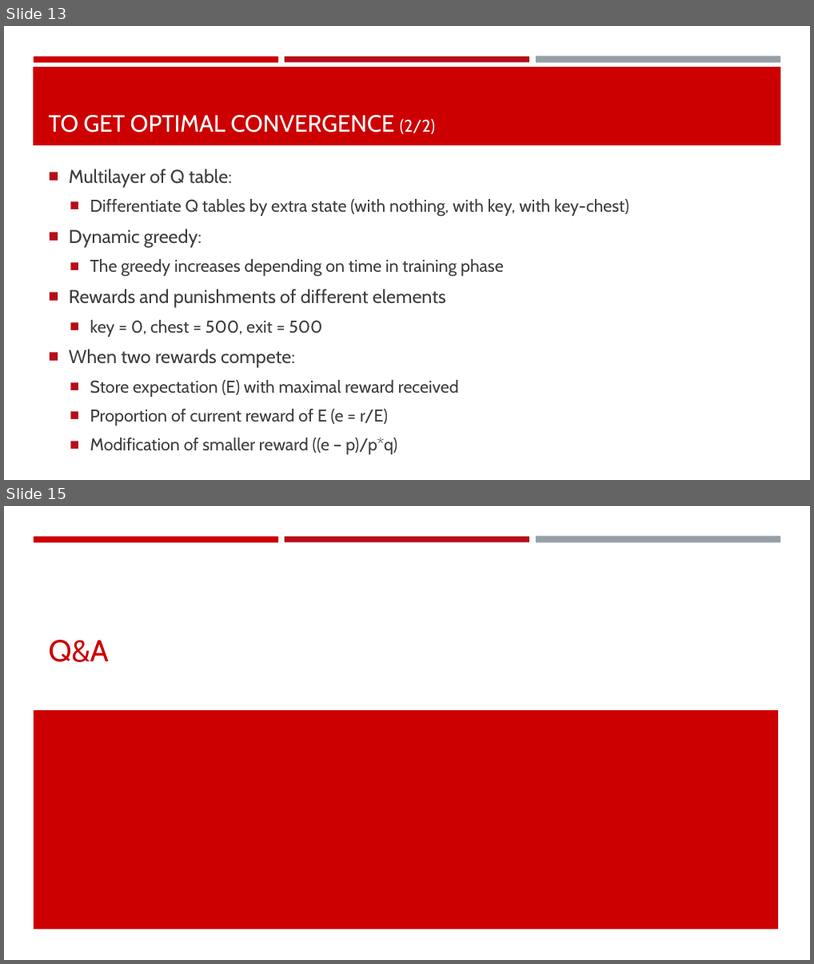
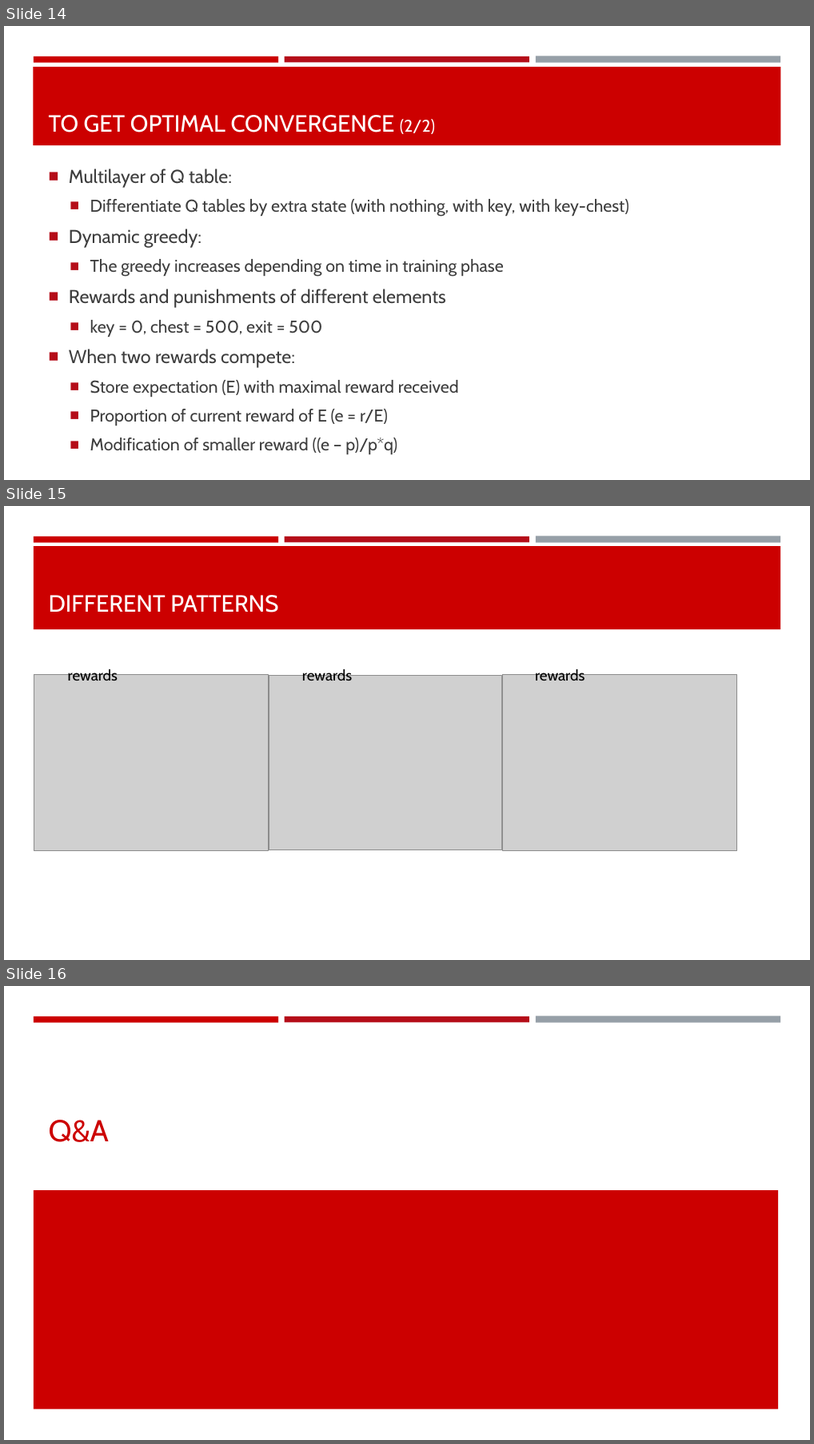
Before and after one commit to mengli11235/MachineLearning_Maze, a slide deck: Group Presentation 20180125.pptx. Shown one above the other, each under a label of ours: slides 13 and 15 before the commit, slides 14, 15 and 16 after it; the slides between them are not shown. The pictures are 814x964 and 814x1444 pixels, drawn with LibreOffice and Linux fonts; fonts in the diff are those of the drawing; grey boxes stand for pictures. Boxes give left, top, right and bottom in pixels: in the first picture for what was removed or moved away, otherwise in the second. Text is boxed around its words. In the diff, an @@ line names an element or a change of style, - is before the commit and + after.

```diff
--- a/Group Presentation 20180125.pptx
+++ b/Group Presentation 20180125.pptx
@@ slide 15 added at bbox=[4, 506, 810, 960], background #FFFFFF; not listed: 3 template elements that a slide beside it also shows @@
@@ rectangle added at bbox=[34, 546, 782, 629], fill #CC0000 @@
@@ title added at bbox=[49, 595, 278, 612], 28 pt, text #FFFFFF @@
+DIFFERENT PATTERNS
@@ text added at bbox=[68, 668, 118, 680], 18 pt, text #000000 @@
+rewards
@@ text added at bbox=[302, 668, 352, 680], 18 pt, text #000000 @@
+rewards
@@ text added at bbox=[535, 668, 585, 680], 18 pt, text #000000 @@
+rewards
@@ picture added at bbox=[34, 675, 269, 851] @@
@@ picture added at bbox=[270, 676, 502, 850] @@
@@ picture added at bbox=[502, 675, 738, 851] @@
@@ what was slide 13 is now slide 14 @@
@@ what was slide 15 is now slide 16 @@
```
Also in this commit, not shown: 2 slides changed, 1 other slide added, 4 slides removed.
